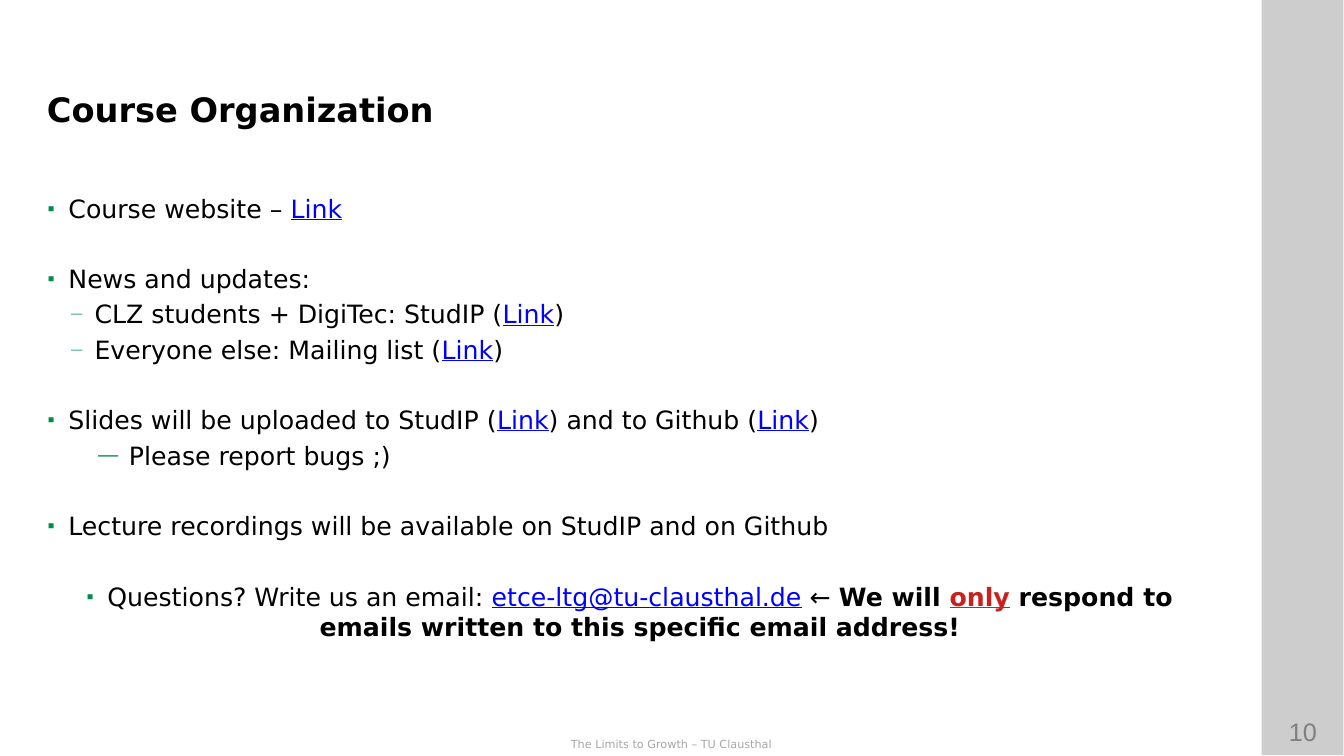
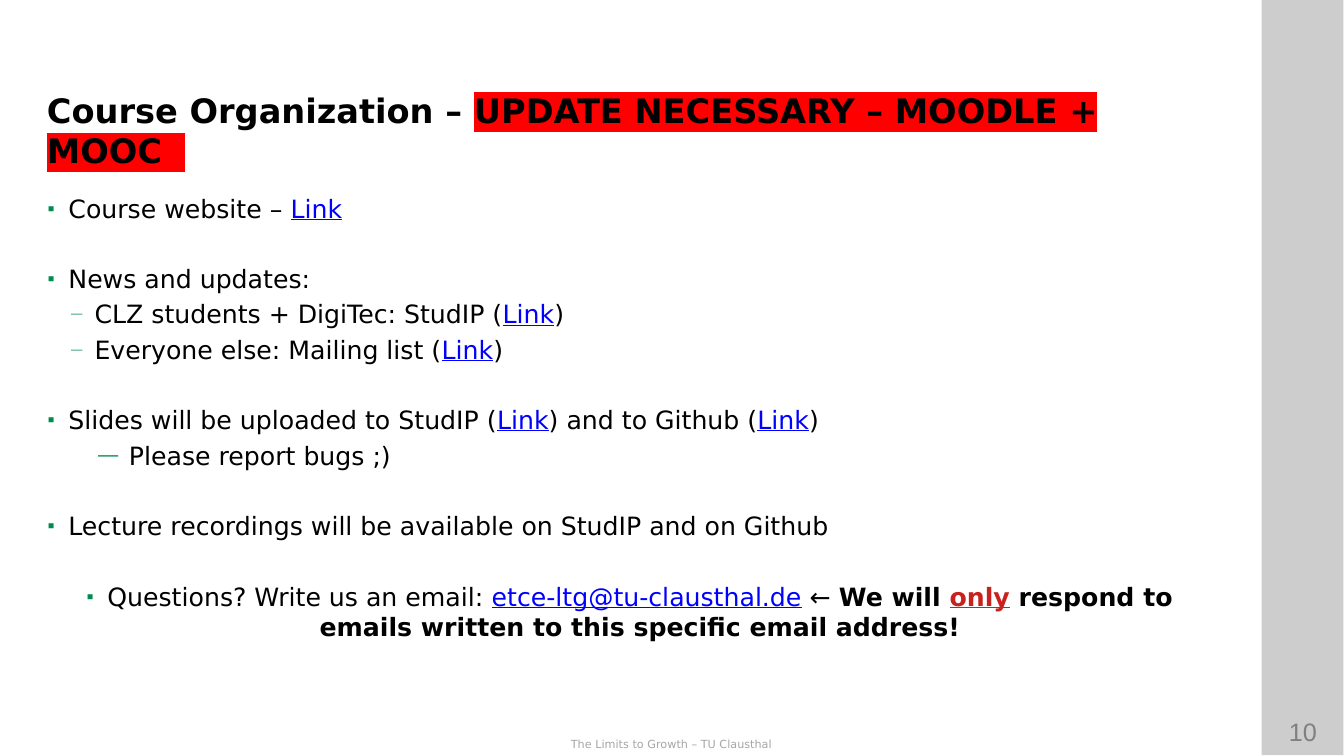
Before and after one commit to ETCE-LAB/teaching-material, a slide deck: slide 10 of The-Limits-to-Growth/LTG-L00-Organization.pptx. Drawn at 1344x756 pixels with LibreOffice and Linux fonts; fonts in the diff are those of the drawing; background and template pictures are left out. Boxes give left, top, right and bottom in pixels: in the first picture for what was removed or moved away, otherwise in the second. Text is boxed around its words. In the diff, an @@ line names an element or a change of style, - is before the commit and + after.

```diff
--- a/The-Limits-to-Growth/LTG-L00-Organization.pptx
+++ b/The-Limits-to-Growth/LTG-L00-Organization.pptx
@@ text at [47, 97, 1058, 164]: text changed @@
-Course Organization
+Course Organization – UPDATE NECESSARY – MOODLE + MOOC
```
Also in this commit, not shown: 5 other slides changed, 1 other file.
